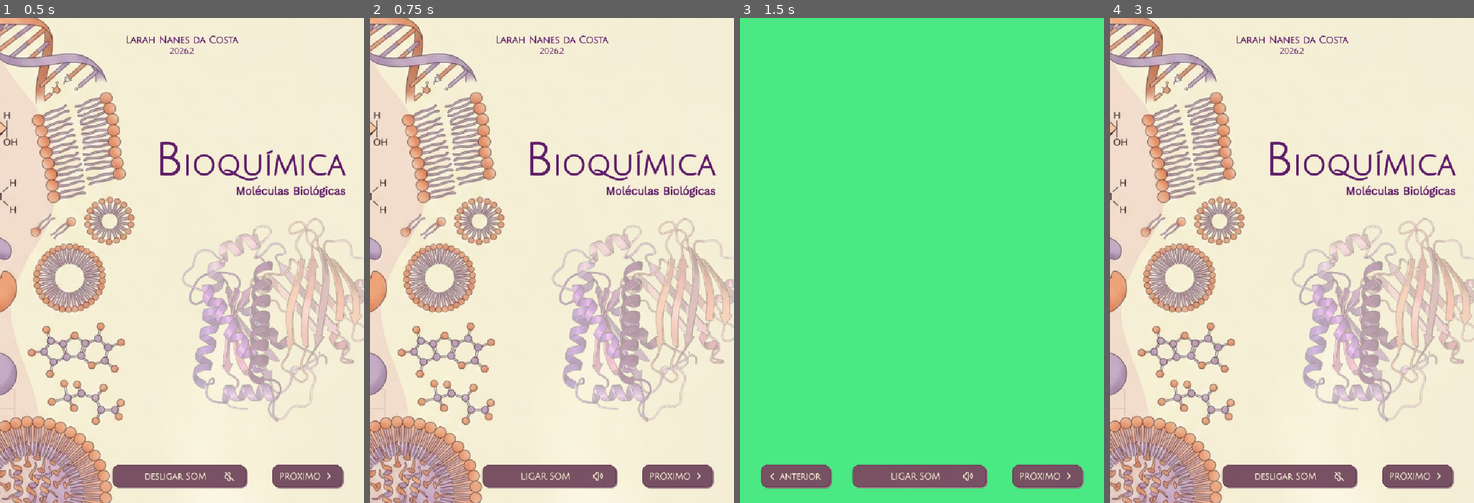
Above: before the commit, frames 1-4 (left to right).
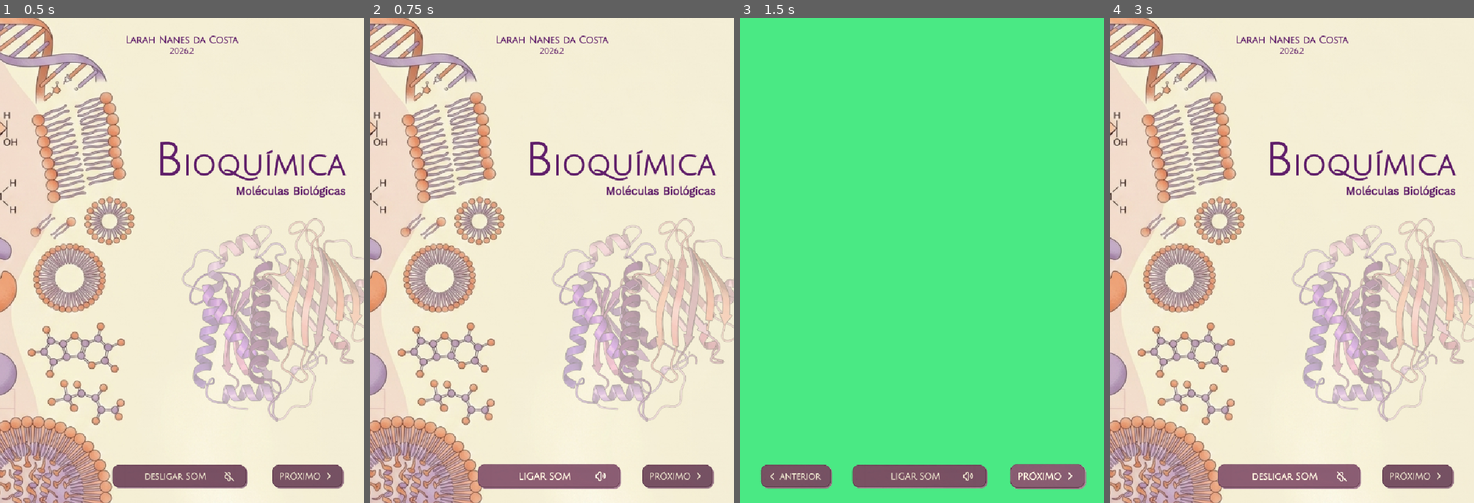
Above: after the commit, the same moments.

Repository: laahnanes/ebook-biomoleculas
Game: Godot game, scene res://scenes/components/main.tscn
Same seed, same stepped clock (60 frames per second), same inputs: the game is played once before the commit and once after it.
Inputs (mouse positions are in pixels of both pictures, inside the frame that each line leads up to):
- Up to frame 1 (0.5 s): no input
- Up to frame 2 (0.75 s): click (552, 478) at 0.5 s
- Up to frame 3 (1.5 s): click (1049, 478) at 1.25 s
- Up to frame 4 (3 s): click (1168, 478) at 2 s; click (1292, 478) at 2.75 s

Frame 1 is identical in both runs. In frame 2, 0.6% of the frame differs, in the area x 29-69%, y 92-98%; in frame 3, 0.4%; in frame 4, 0.7%.

Commit message:
style: efeito hover nos botões

Diff:
--- a/scripts/navigation.gd
+++ b/scripts/navigation.gd
@@ -10,25 +10,30 @@
 @onready var btn_proxima: TextureButton = $HBoxContainer/BtnProximo
 @onready var btn_inicio: TextureButton = $HBoxContainer/BtnInicio
 
+const escala_hover:= 1.06
+const escala_pressed:= 0.95
+const brilho_hover:= Color(1.15, 1.15, 1.15, 1)
+const time:= 0.12
+
+var _tweens: Dictionary = {}
 
 func _ready():
 	btn_anterior.pressed.connect(_on_btn_anterior_pressed)
 	btn_audio.pressed.connect(_on_btn_audio_pressed)
 	btn_proxima.pressed.connect(_on_btn_proxima_pressed)
 	btn_inicio.pressed.connect(_on_btn_inicio_pressed)
-
+	for btn in [btn_anterior, btn_audio, btn_proxima, btn_inicio]:
+		_configurar_feedback(btn)
 
 func configurar_pagina(pagina_atual: int, total_paginas: int):
 	var primeira := pagina_atual == 0
 	var ultima := pagina_atual == total_paginas - 1
-	# O Anterior fica invisível, mas continua ocupando o lugar dele.
-	# Assim os outros botões não mudam de posição de uma página para a outra.
 	btn_anterior.modulate.a = 0.0 if primeira else 1.0
 	btn_anterior.disabled = primeira
-	# Próximo e Voltar ao início dividem o mesmo espaço (SlotDireita).
 	btn_proxima.visible = not ultima
 	btn_inicio.visible = ultima
-
+	for btn in [btn_anterior, btn_audio, btn_proxima, btn_inicio]:
+		_restaurar(btn)
 
 func _on_btn_anterior_pressed():
 	voltar.emit()
@@ -44,3 +49,36 @@
 
 func _on_btn_inicio_pressed():
 	inicio.emit()
+
+
+func _configurar_feedback(btn: TextureButton) -> void:
+	btn.mouse_default_cursor_shape = Control.CURSOR_POINTING_HAND
+	btn.pivot_offset = btn.size / 2.0
+	btn.resized.connect(func(): btn.pivot_offset = btn.size / 2.0)
+	btn.mouse_entered.connect(func(): _animar(btn, escala_hover, brilho_hover))
+	btn.mouse_exited.connect(func(): _animar(btn, 1.0, Color.WHITE))
+	btn.button_down.connect(func(): _animar(btn, escala_pressed, brilho_hover))
+	btn.button_up.connect(func(): _animar(
+		btn,
+		escala_hover if btn.is_hovered() else 1.0,
+		brilho_hover if btn.is_hovered() else Color.WHITE
+	))
+
+
+func _animar(btn: TextureButton, escala: float, brilho: Color) -> void:
+	if btn.disabled:
+		return
+	if _tweens.has(btn):
+		_tweens[btn].kill()
+	var tween := create_tween().set_parallel(true)
+	_tweens[btn] = tween
+	tween.tween_property(btn, "scale", Vector2(escala, escala), time) \
+		.set_trans(Tween.TRANS_QUAD).set_ease(Tween.EASE_OUT)
+	tween.tween_property(btn, "self_modulate", brilho, time)
+
+
+func _restaurar(btn: TextureButton) -> void:
+	if _tweens.has(btn):
+		_tweens[btn].kill()
+	btn.scale = Vector2.ONE
+	btn.self_modulate = Color.WHITE
